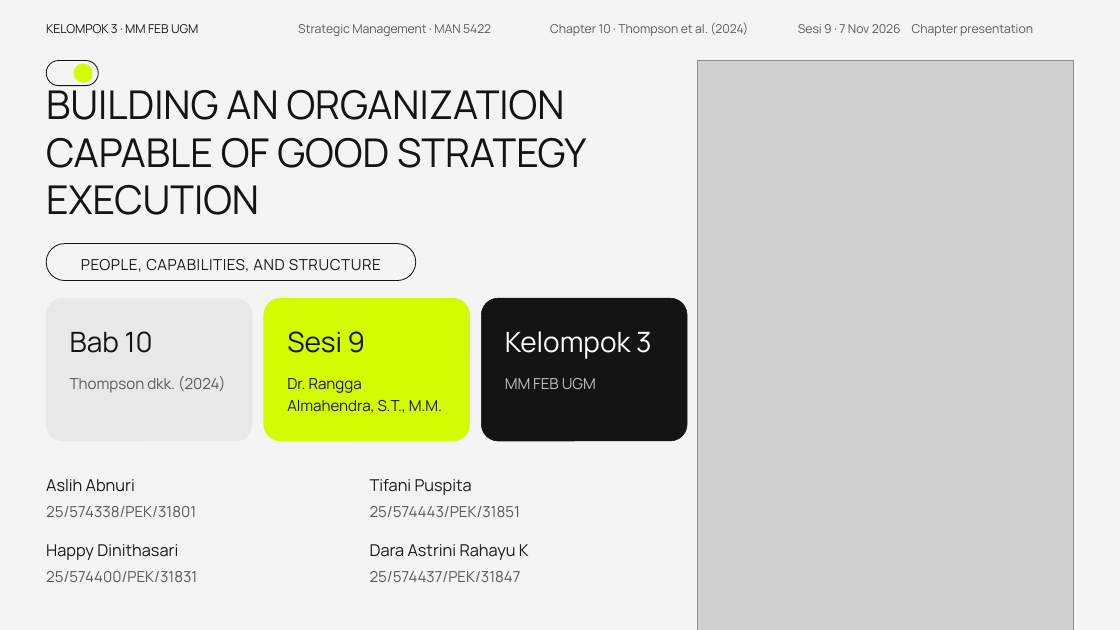
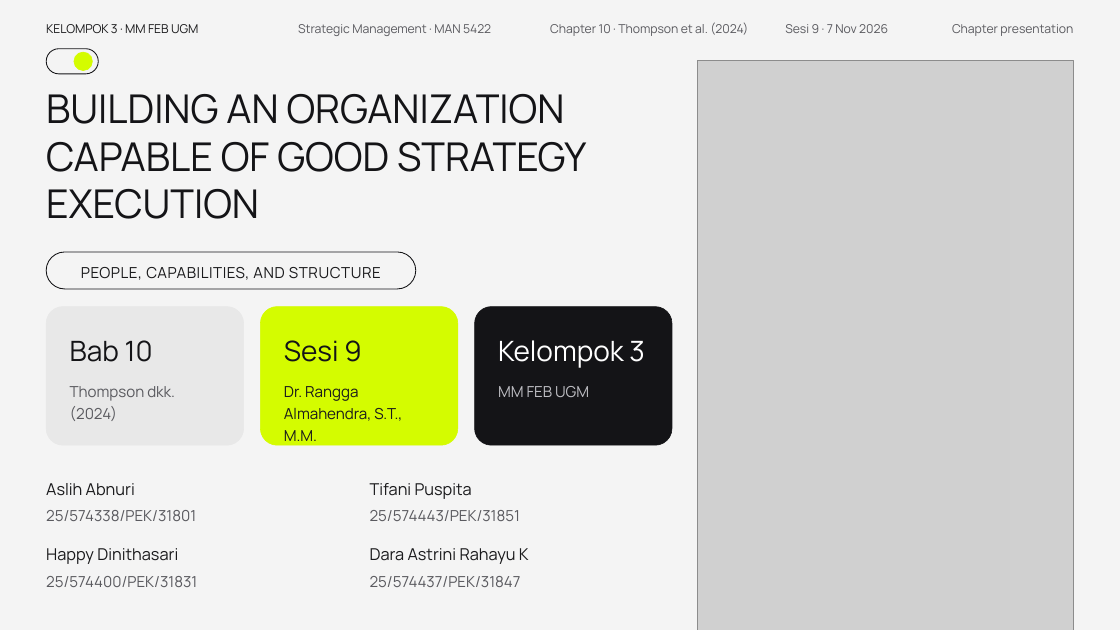
Before and after one commit to aslihabnuri/Dom-Manipulation, a slide deck: slide 1 of presentasi_ch10_kelompok3/SMJKT_Group 3_Aslih_Chapter 10 Strategy Execution.pptx. Drawn at 1120x630 pixels with LibreOffice and Linux fonts; fonts in the diff are those of the drawing; grey boxes stand for pictures; background and template pictures are left out. Boxes give left, top, right and bottom in pixels: in the first picture for what was removed or moved away, otherwise in the second. Text is boxed around its words. In the diff, an @@ line names an element or a change of style, - is before the commit and + after.

```diff
--- a/presentasi_ch10_kelompok3/SMJKT_Group 3_Aslih_Chapter 10 Strategy Execution.pptx
+++ b/presentasi_ch10_kelompok3/SMJKT_Group 3_Aslih_Chapter 10 Strategy Execution.pptx
@@ text "Sesi 9 · 7 Nov ..." moved from (x1=798, y1=24, x2=901, y2=33) to (x1=785, y1=24, x2=888, y2=33) @@
@@ text "Chapter presentation" moved from (x1=912, y1=24, x2=1033, y2=36) to (x1=952, y1=24, x2=1073, y2=36) @@
@@ rounded rectangle moved from (x1=46, y1=60, x2=98, y2=86) to (x1=46, y1=49, x2=98, y2=74) @@
@@ ellipse moved from (x1=74, y1=64, x2=92, y2=82) to (x1=74, y1=52, x2=92, y2=71) @@
@@ rounded rectangle moved from (x1=46, y1=244, x2=416, y2=281) to (x1=46, y1=252, x2=416, y2=289) @@
@@ text "PEOPLE, CAPABILITIES, AND STRUCTURE" moved from (x1=81, y1=259, x2=381, y2=272) to (x1=81, y1=267, x2=381, y2=280) @@
@@ rounded rectangle resized from (x1=46, y1=298, x2=252, y2=441) to (x1=46, y1=307, x2=244, y2=445) @@
@@ text "Bab 10" moved from (x1=70, y1=331, x2=153, y2=353) to (x1=70, y1=340, x2=153, y2=362) @@
@@ rounded rectangle resized from (x1=264, y1=298, x2=470, y2=441) to (x1=260, y1=307, x2=458, y2=445) @@
@@ text "Sesi 9" moved from (x1=287, y1=331, x2=365, y2=353) to (x1=284, y1=340, x2=361, y2=362) @@
@@ proportions changed in 3 elements at (x1=46, y1=307, x2=244, y2=445), (x1=260, y1=307, x2=458, y2=445), (x1=475, y1=307, x2=672, y2=445) @@
@@ rounded rectangle resized from (x1=481, y1=298, x2=687, y2=441) to (x1=475, y1=307, x2=672, y2=445) @@
@@ text "Kelompok 3" moved from (x1=505, y1=331, x2=651, y2=359) to (x1=498, y1=340, x2=644, y2=368) @@
@@ text "Thompson dkk. (2024)" rewrapped from (x1=70, y1=376, x2=225, y2=393) to (x1=70, y1=386, x2=175, y2=421) @@
@@ text "Dr. Rangga Almahendra, S.T., M.M." rewrapped from (x1=287, y1=378, x2=442, y2=413) to (x1=284, y1=386, x2=402, y2=446) @@
@@ text "MM FEB UGM" moved from (x1=505, y1=378, x2=596, y2=389) to (x1=498, y1=386, x2=589, y2=397) @@
@@ 9 texts moved together from (x1=46, y1=82, x2=586, y2=582) to (x1=46, y1=94, x2=586, y2=587) @@
```
Also in this commit, not shown: 18 other slides changed, 1 other file.
